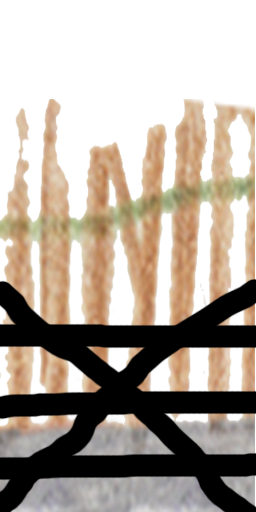
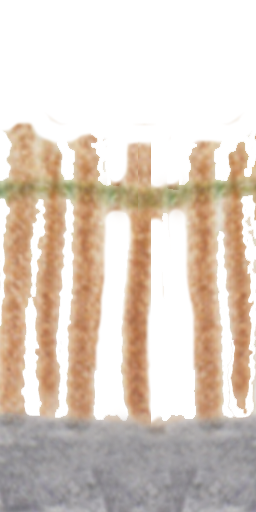
Layer changes from the first 256 x 512 image to the second:
renamed "_alt" to "_low_wood", hid it, painted on it over [0, 278, 256, 512]
painted on "_high_wood" over [0, 99, 256, 512]
